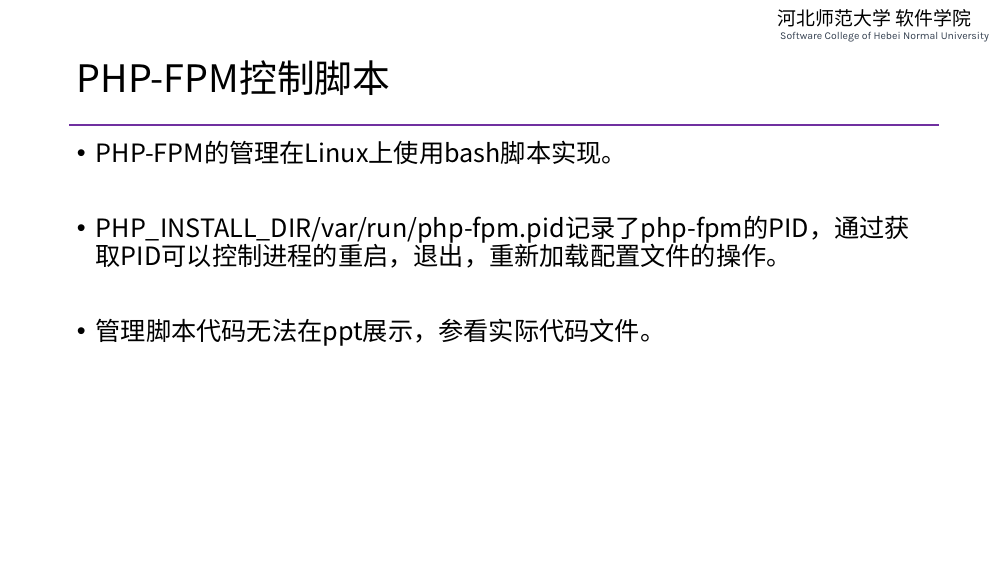
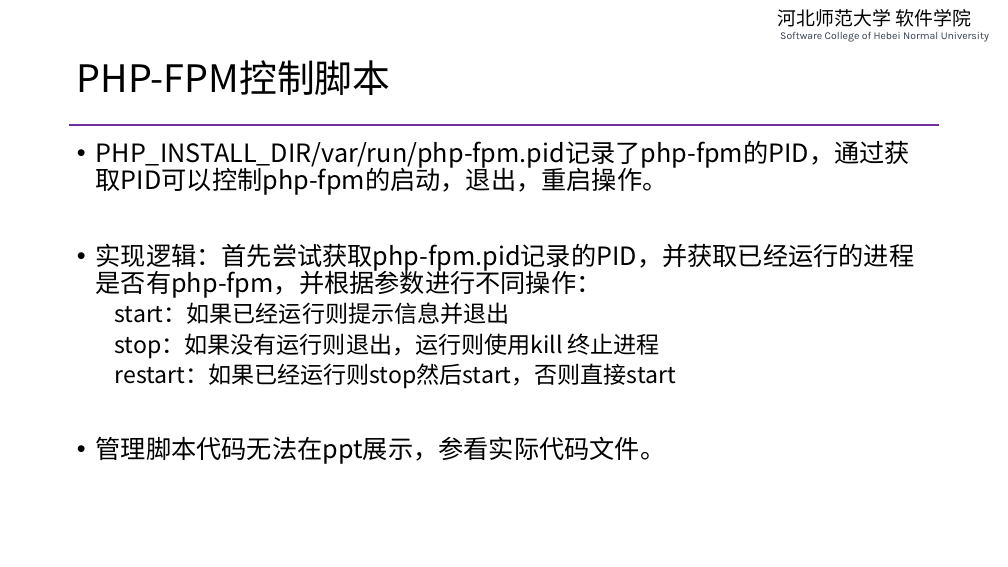
Before and after one commit to edu2act/course-php-serverside-development-on-linux, a slide deck: slide 24 of materials/slides/ch02-complie-php-source-code.pptx (slide 19 before the commit). Drawn at 1008x567 pixels with LibreOffice and Linux fonts; fonts in the diff are those of the drawing. Boxes give left, top, right and bottom in pixels: in the first picture for what was removed or moved away, otherwise in the second. Text is boxed around its words. In the diff, an @@ line names an element or a change of style, - is before the commit and + after.

```diff
--- a/materials/slides/ch02-complie-php-source-code.pptx
+++ b/materials/slides/ch02-complie-php-source-code.pptx
@@ text at bbox=[96, 140, 914, 389]: text changed @@
-• PHP-FPM的管理在Linux上使用bash脚本实现。
-• PHP_INSTALL_DIR/var/run/php-fpm.pid记录了php-fpm的PID，通过获取PID可以控制进程的重启，退出，重新加载配置文件的操作。
+• PHP_INSTALL_DIR/var/run/php-fpm.pid记录了php-fpm的PID，通过获取PID可以控制php-fpm的启动，退出，重启操作。
+• 实现逻辑：首先尝试获取php-fpm.pid记录的PID，并获取已经运行的进程是否有php-fpm，并根据参数进行不同操作：
+  start：如果已经运行则提示信息并退出
+  stop：如果没有运行则退出，运行则使用kill 终止进程
+  restart：如果已经运行则stop然后start，否则直接start
```
Also in this commit, not shown: 4 other slides changed, 5 slides added, 1 other file.
